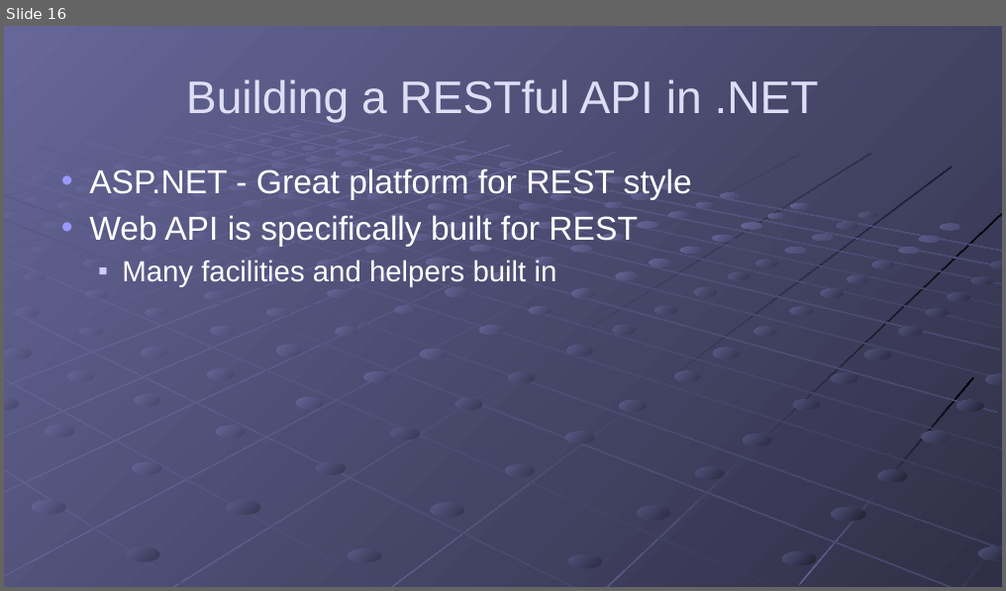
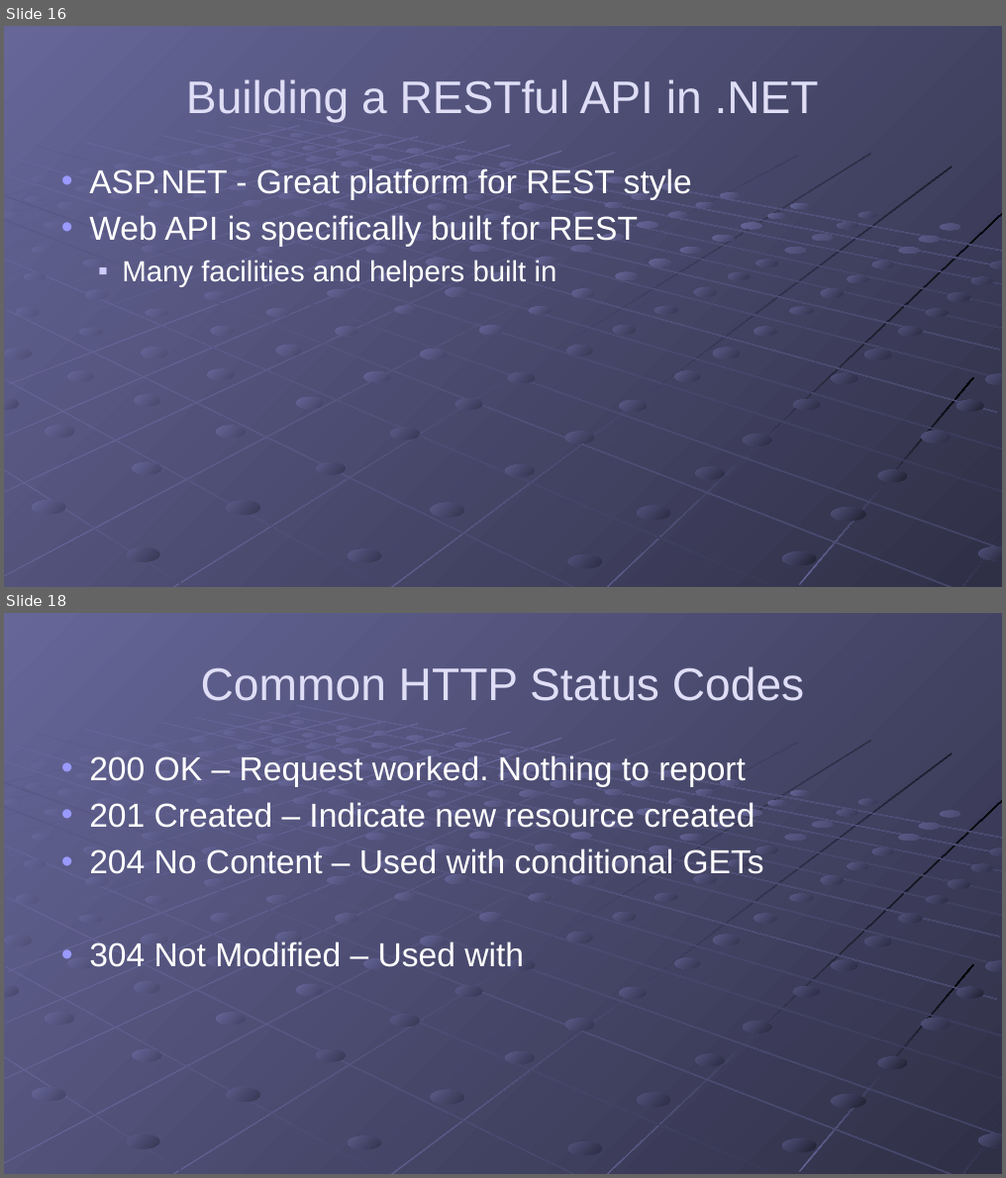
Before and after one commit to gregsohl/RESTFul_API_Presentation, a slide deck: Presentation/RESTful APIs.pptx. Shown one above the other, each under a label of ours: slide 16 before the commit, slides 16 and 18 after it; the slides between them are not shown. The pictures are 1006x591 and 1006x1178 pixels, drawn with LibreOffice and Linux fonts; fonts in the diff are those of the drawing. Boxes give left, top, right and bottom in pixels: in the first picture for what was removed or moved away, otherwise in the second. Text is boxed around its words. In the diff, an @@ line names an element or a change of style, - is before the commit and + after.

Commit message:
Added info on HTTP error codes to presentation

```diff
--- a/Presentation/RESTful APIs.pptx
+++ b/Presentation/RESTful APIs.pptx
@@ slide 18 added at <box>4,613,1002,1174</box>, background gradient #666699 to #49496D; not listed: 215 template elements that a slide beside it also shows @@
@@ title added at <box>201,666,804,701</box>, 44 pt, text #DFDEF6 @@
+Common HTTP Status Codes
@@ text added at <box>89,756,764,967</box>, 32 pt, text #FFFFFF @@
+• 200 OK – Request worked. Nothing to report
+• 201 Created – Indicate new resource created
+• 204 No Content – Used with conditional GETs
+• 304 Not Modified – Used with
```
Also in this commit, not shown: 2 other slides added.
